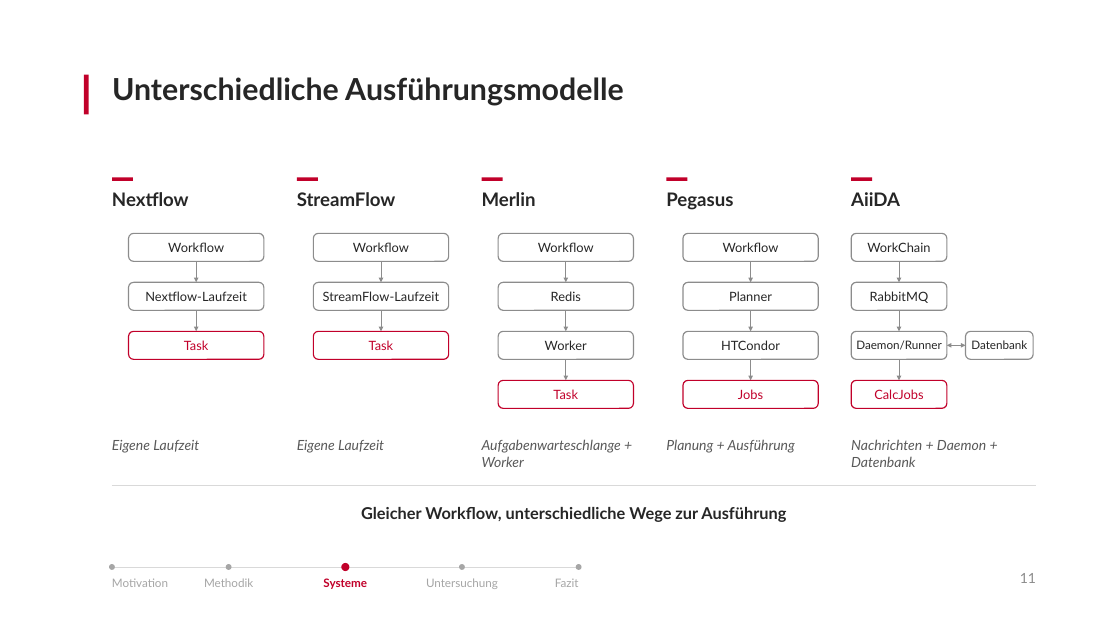
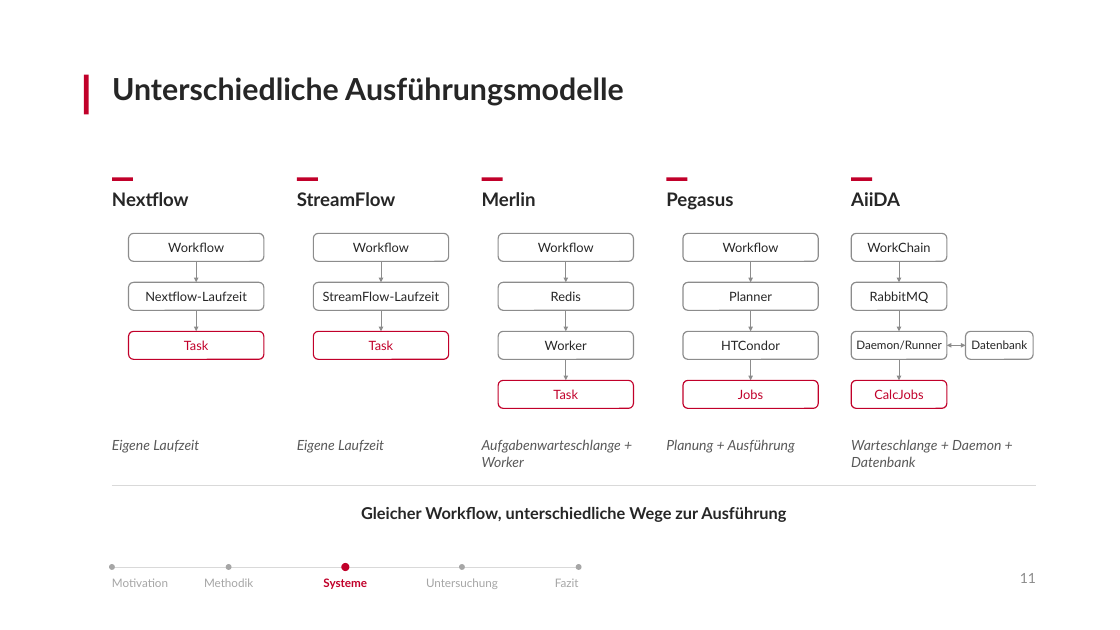
Before and after one commit to antahiri/bachelorarbeit-wms, a slide deck: slide 11 of Präsentation-Kolloqium.pptx. Drawn at 1120x630 pixels with LibreOffice and Linux fonts; fonts in the diff are those of the drawing. Boxes give left, top, right and bottom in pixels: in the first picture for what was removed or moved away, otherwise in the second. Text is boxed around its words. In the diff, an @@ line names an element or a change of style, - is before the commit and + after.

```diff
--- a/Präsentation-Kolloqium.pptx
+++ b/Präsentation-Kolloqium.pptx
@@ text at (851, 439, 1001, 467): text changed @@
-Nachrichten + Daemon + Datenbank
+Warteschlange + Daemon + Datenbank
```
Also in this commit, not shown: 1 other slide changed, 4 slides added.
